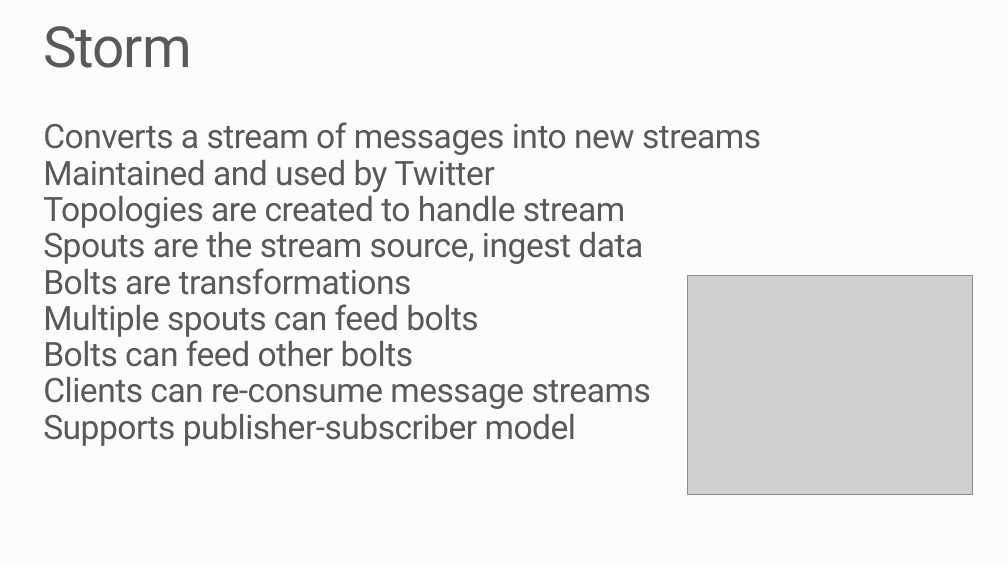
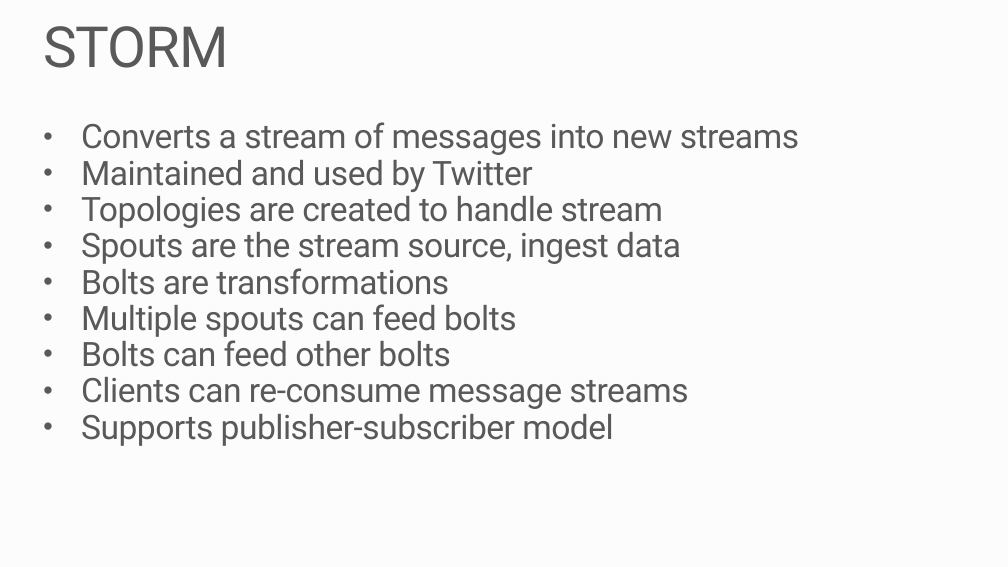
Before and after one commit to MSRConnections/Azure-training-course, a slide deck: slide 6 of Day 2/7. Streaming Data/Storm, Kafka and Data Caching.pptx (slide 5 before the commit). Drawn at 1008x567 pixels with LibreOffice and Linux fonts; fonts in the diff are those of the drawing; grey boxes stand for pictures. Boxes give left, top, right and bottom in pixels: in the first picture for what was removed or moved away, otherwise in the second. Text is boxed around its words. In the diff, an @@ line names an element or a change of style, - is before the commit and + after.

```diff
--- a/Day 2/7. Streaming Data/Storm, Kafka and Data Caching.pptx
+++ b/Day 2/7. Streaming Data/Storm, Kafka and Data Caching.pptx
@@ title at [43, 26, 229, 68]: text changed @@
-Storm
+STORM
@@ text "Converts a stream of messages ..." at [81, 122, 799, 446]: bullet none to • @@
@@ picture removed at [688, 275, 972, 495] @@
```
Also in this commit, not shown: 2 other slides changed, 3 slides added, 3 other files.
